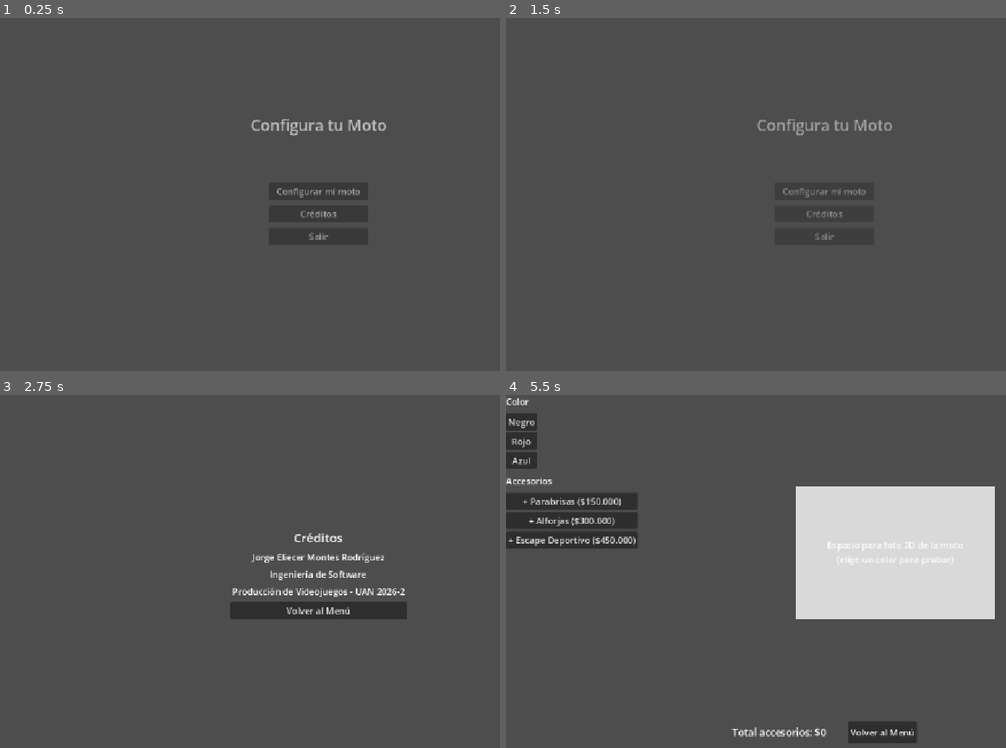
Above: before the commit, frames 1-4 (two rows, left to right).
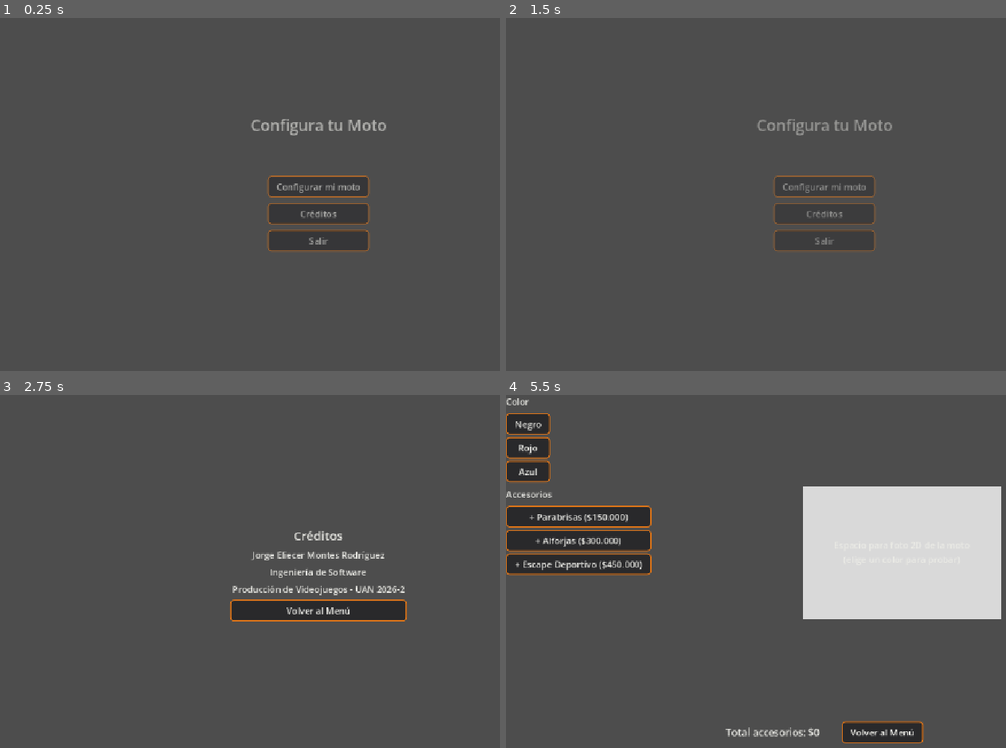
Above: after the commit, the same moments.

Repository: ChampuLuminoso/configurador-motos-godot
Game: Godot game, scene res://src/core/main_app.tscn
The game is run twice, just before and just after one commit, with the same random seed, the same clock (stepped at 60 frames per second) and the same inputs.
Inputs:
- Up to frame 1 (0.25 s): no input
- Up to frame 2 (1.5 s): click "Créditos" at 0.5 s; click "Volver al Menú" at 1.25 s
- Up to frame 3 (2.75 s): click "Créditos" at 2 s
- Up to frame 4 (5.5 s): click "Volver al Menú" at 2.75 s; click "Créditos" at 3.5 s; click "Volver al Menú" at 4.25 s; click "Configurar mi moto" at 5 s

The runs differ from the first frame. In frame 1, 1.0% of the frame differs, in the area x 53-75%, y 44-66%; in frame 2, 0.8%; in frame 3, 1.8%; in frame 4, 7.3%, in the area x 0-100%, y 5-99%.

Commit message:
style: add industrial theme (grays and orange accent) [EXTRA - not required by guide]

Diff:
--- a/project.godot
+++ b/project.godot
@@ -20,6 +20,10 @@
 EventBus="*res://src/core/event_bus.gd"
 GlobalManager="*res://src/core/global_manager.gd"
 
+[gui]
+
+theme/custom="res://src/assets/ui/theme_industrial.tres"
+
 [display]
 
 window/stretch/mode="canvas_items"
--- /dev/null
+++ b/src/assets/ui/theme_industrial.tres
@@ -0,0 +1,61 @@
+[gd_resource type="Theme" load_steps=5 format=3]
+
+[sub_resource type="StyleBoxFlat" id="StyleBoxFlat_btn_normal"]
+bg_color = Color(0.16, 0.16, 0.17, 1)
+border_width_left = 2
+border_width_top = 2
+border_width_right = 2
+border_width_bottom = 2
+border_color = Color(0.85, 0.45, 0.1, 1)
+corner_radius_top_left = 6
+corner_radius_top_right = 6
+corner_radius_bottom_right = 6
+corner_radius_bottom_left = 6
+content_margin_left = 16.0
+content_margin_top = 8.0
+content_margin_right = 16.0
+content_margin_bottom = 8.0
+
+[sub_resource type="StyleBoxFlat" id="StyleBoxFlat_btn_hover"]
+bg_color = Color(0.22, 0.22, 0.23, 1)
+border_width_left = 2
+border_width_top = 2
+border_width_right = 2
+border_width_bottom = 2
+border_color = Color(1.0, 0.55, 0.15, 1)
+corner_radius_top_left = 6
+corner_radius_top_right = 6
+corner_radius_bottom_right = 6
+corner_radius_bottom_left = 6
+content_margin_left = 16.0
+content_margin_top = 8.0
+content_margin_right = 16.0
+content_margin_bottom = 8.0
+
+[sub_resource type="StyleBoxFlat" id="StyleBoxFlat_btn_pressed"]
+bg_color = Color(0.85, 0.45, 0.1, 1)
+border_width_left = 2
+border_width_top = 2
+border_width_right = 2
+border_width_bottom = 2
+border_color = Color(1.0, 0.6, 0.2, 1)
+corner_radius_top_left = 6
+corner_radius_top_right = 6
+corner_radius_bottom_right = 6
+corner_radius_bottom_left = 6
+content_margin_left = 16.0
+content_margin_top = 8.0
+content_margin_right = 16.0
+content_margin_bottom = 8.0
+
+[resource]
+default_font_color = Color(0.92, 0.92, 0.9, 1)
+Button/colors/font_color = Color(0.92, 0.92, 0.9, 1)
+Button/colors/font_hover_color = Color(1, 1, 1, 1)
+Button/colors/font_pressed_color = Color(0.1, 0.1, 0.1, 1)
+Button/colors/font_focus_color = Color(1, 1, 1, 1)
+Button/styles/normal = SubResource("StyleBoxFlat_btn_normal")
+Button/styles/hover = SubResource("StyleBoxFlat_btn_hover")
+Button/styles/pressed = SubResource("StyleBoxFlat_btn_pressed")
+Button/styles/focus = SubResource("StyleBoxFlat_btn_normal")
+Label/colors/font_color = Color(0.92, 0.92, 0.9, 1)
